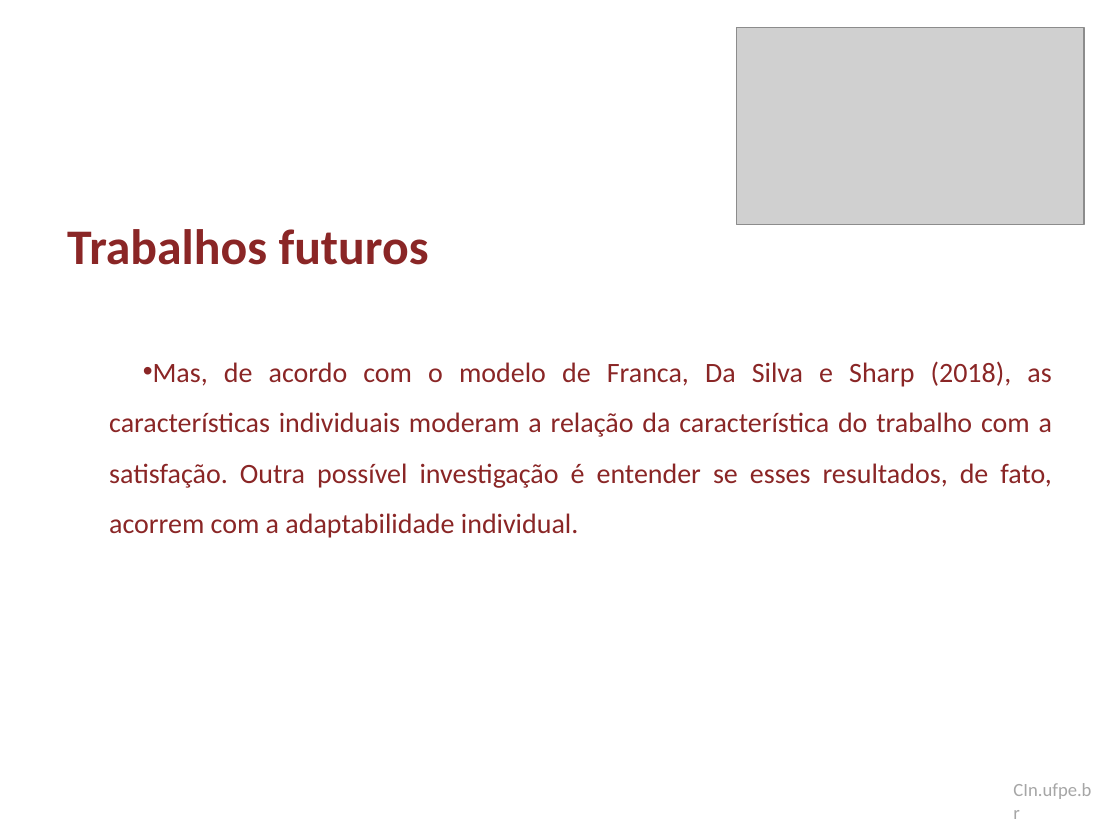
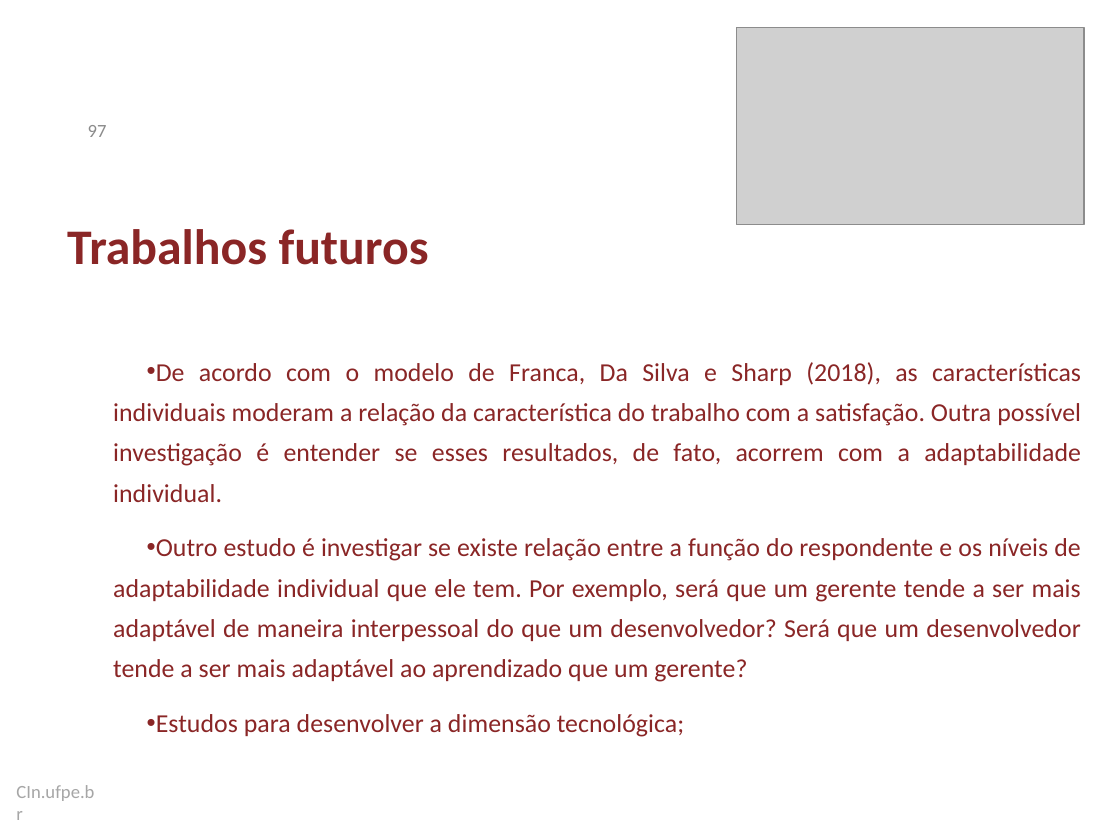
Before and after one commit to dan1lo/doutoradoR, a slide deck: slide 97 of apresentacao doutorado.pptx (slide 98 before the commit). Drawn at 1120x840 pixels with LibreOffice and Linux fonts; fonts in the diff are those of the drawing; grey boxes stand for pictures; background and template pictures are left out. Boxes give left, top, right and bottom in pixels: in the first picture for what was removed or moved away, otherwise in the second. Text is boxed around its words. In the diff, an @@ line names an element or a change of style, - is before the commit and + after.

Commit message:
modelo simplificado
criação do modelo simplificado

```diff
--- a/apresentacao doutorado.pptx
+++ b/apresentacao doutorado.pptx
@@ page number added at (x1=88, y1=125, x2=107, y2=137), 12 pt, text #8C8C8C @@
+97
@@ text at (x1=113, y1=362, x2=1081, y2=737): text changed; size 18 to 16.6 pt @@
-• Mas, de acordo com o modelo de Franca, Da Silva e Sharp (2018), as características individuais moderam a relação da característica do trabalho com a satisfação. Outra possível investigação é entender se esses resultados, de fato, acorrem com a adaptabilidade individual.
+• De acordo com o modelo de Franca, Da Silva e Sharp (2018), as características individuais moderam a relação da característica do trabalho com a satisfação. Outra possível investigação é entender se esses resultados, de fato, acorrem com a adaptabilidade individual.
+• Outro estudo é investigar se existe relação entre a função do respondente e os níveis de adaptabilidade individual que ele tem. Por exemplo, será que um gerente tende a ser mais adaptável de maneira interpessoal do que um desenvolvedor? Será que um desenvolvedor tende a ser mais adaptável ao aprendizado que um gerente?
+• Estudos para desenvolver a dimensão tecnológica;
@@ text "CIn.ufpe.br" moved from (x1=1013, y1=783, x2=1091, y2=799) to (x1=16, y1=785, x2=94, y2=801) @@
```
Also in this commit, not shown: 98 other slides changed, 3 slides added, 4 slides removed, 1 other file.
